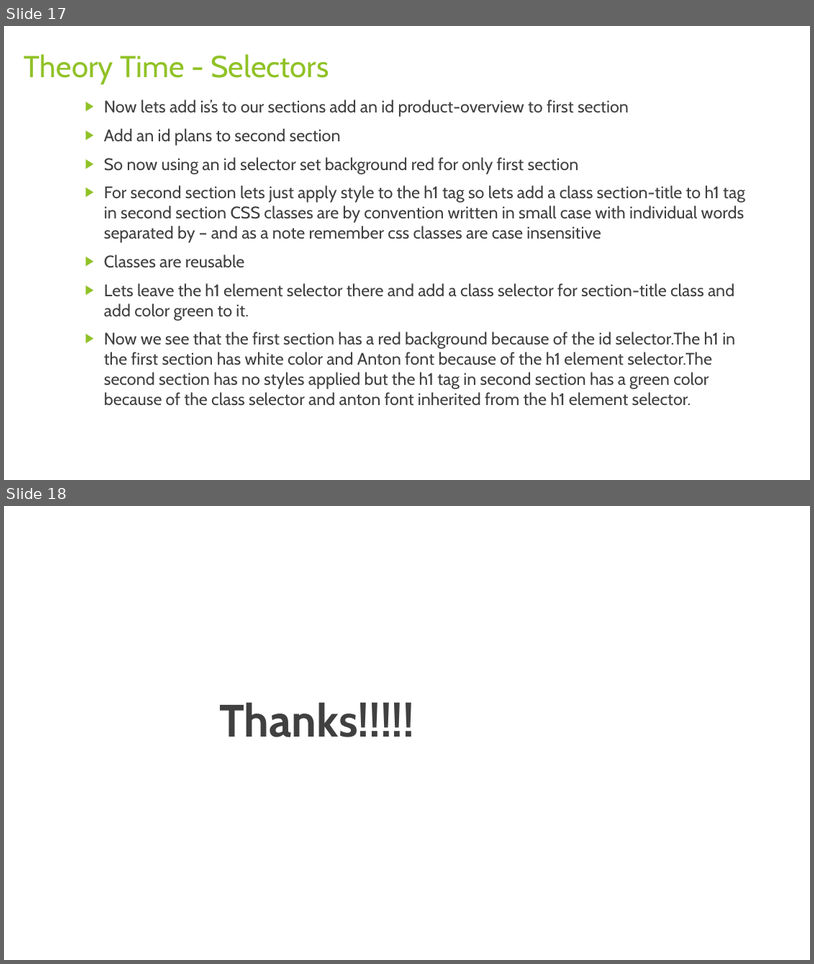
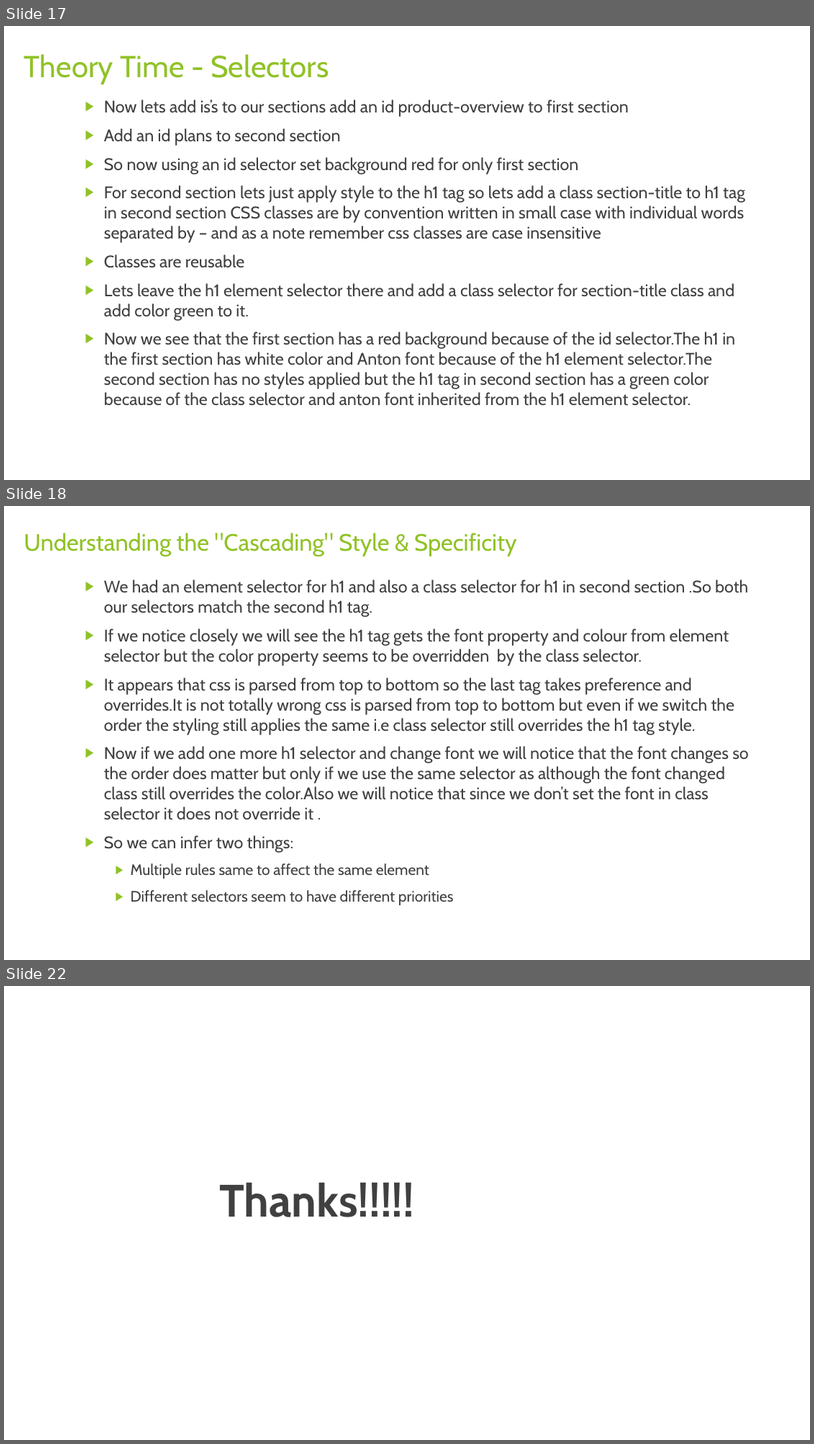
Before and after one commit to rudhrainfogain/CSS, a slide deck: PPT/Css-v2.pptx. Shown one above the other, each under a label of ours: slides 17 and 18 before the commit, slides 17, 18 and 22 after it; the slides between them are not shown. The pictures are 814x964 and 814x1444 pixels, drawn with LibreOffice and Linux fonts; fonts in the diff are those of the drawing. Boxes give left, top, right and bottom in pixels: in the first picture for what was removed or moved away, otherwise in the second. Text is boxed around its words. In the diff, an @@ line names an element or a change of style, - is before the commit and + after.

Commit message:
Cascading and specificity

```diff
--- a/PPT/Css-v2.pptx
+++ b/PPT/Css-v2.pptx
@@ slide 18 added at (x1=4, y1=506, x2=810, y2=960), background #FFFFFF @@
@@ title added at (x1=24, y1=533, x2=517, y2=556), 28 pt, text #90C226 @@
+Understanding the "Cascading" Style & Specificity
@@ text added at (x1=104, y1=579, x2=749, y2=905), 20 pt, text #404040 @@
+  ▶ We had an element selector for h1 and also a class selector for h1 in second section .So both our selectors match the second h1 tag.
+  ▶ If we notice closely we will see the h1 tag gets the font property and colour from element selector but the color property seems to be overridden by the class selector.
+  ▶ It appears that css is parsed from top to bottom so the last tag takes preference and overrides.It is not totally wrong css is parsed from top to bottom but even if we switch the order the styling still applies the same i.e class selector still overrides the h1 tag style.
+  ▶ Now if we add one more h1 selector and change font we will notice that the font changes so the order does matter but only if we use the same selector as although the font changed class still overrides the color.Also we will notice that since we don’t set the font in class selector it does not override it .
+  ▶ So we can infer two things:
+    ▶ Multiple rules same to affect the same element
+    ▶ Different selectors seem to have different priorities
@@ what was slide 18 is now slide 22 @@
```
Also in this commit, not shown: 3 other slides added, 2 other files.
